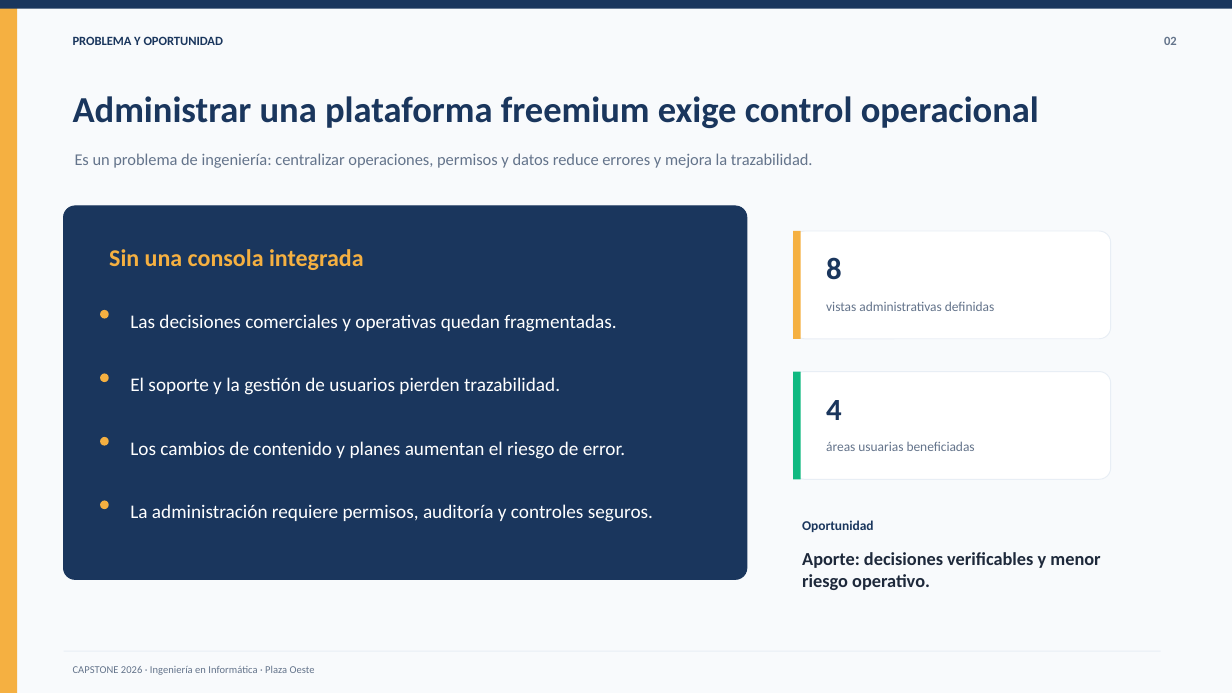
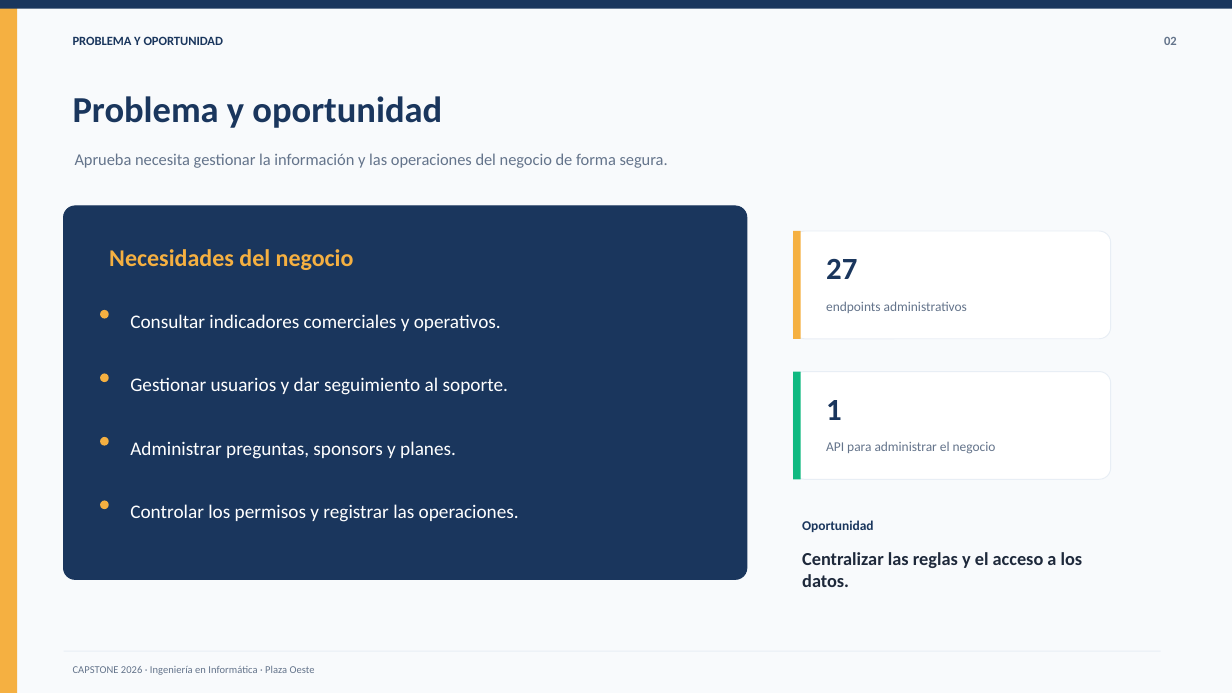
Before and after one commit to tsddds/Capstone_Aprueba-Administracion_Grupo8, a slide deck: slide 2 of Fase1/Evidencias_grupales/02_Presentacion_Proyecto_Fase1_Aprueba_Administracion.pptx. Drawn at 1232x693 pixels with LibreOffice and Linux fonts; fonts in the diff are those of the drawing. Boxes give left, top, right and bottom in pixels: in the first picture for what was removed or moved away, otherwise in the second. Text is boxed around its words. In the diff, an @@ line names an element or a change of style, - is before the commit and + after.

```diff
--- a/Fase1/Evidencias_grupales/02_Presentacion_Proyecto_Fase1_Aprueba_Administracion.pptx
+++ b/Fase1/Evidencias_grupales/02_Presentacion_Proyecto_Fase1_Aprueba_Administracion.pptx
@@ text at (73,96,442,128): text changed @@
-Administrar una plataforma freemium exige control operacional
+Problema y oportunidad
@@ text at (75,153,668,168): text changed @@
-Es un problema de ingeniería: centralizar operaciones, permisos y datos reduce errores y mejora la trazabilidad.
+Aprueba necesita gestionar la información y las operaciones del negocio de forma segura.
@@ text at (109,249,354,270): text changed @@
-Sin una consola integrada
+Necesidades del negocio
@@ text at (826,259,857,279): text changed @@
-8
+27
@@ text at (130,314,501,331): text changed @@
-Las decisiones comerciales y operativas quedan fragmentadas.
+Consultar indicadores comerciales y operativos.
@@ text at (826,301,967,313): text changed @@
-vistas administrativas definidas
+endpoints administrativos
@@ text at (130,377,508,395): text changed @@
-El soporte y la gestión de usuarios pierden trazabilidad.
+Gestionar usuarios y dar seguimiento al soporte.
@@ text at (826,400,842,420): text changed @@
-4
+1
@@ text at (130,441,456,459): text changed @@
-Los cambios de contenido y planes aumentan el riesgo de error.
+Administrar preguntas, sponsors y planes.
@@ text at (826,441,996,454): text changed @@
-áreas usuarias beneficiadas
+API para administrar el negocio
@@ text at (130,504,519,522): text changed @@
-La administración requiere permisos, auditoría y controles seguros.
+Controlar los permisos y registrar las operaciones.
@@ text at (802,552,1083,587): text changed @@
-Aporte: decisiones verificables y menor riesgo operativo.
+Centralizar las reglas y el acceso a los datos.
```
Also in this commit, not shown: 9 other slides changed, 1 slide added, 1 slide removed, 33 other files.
